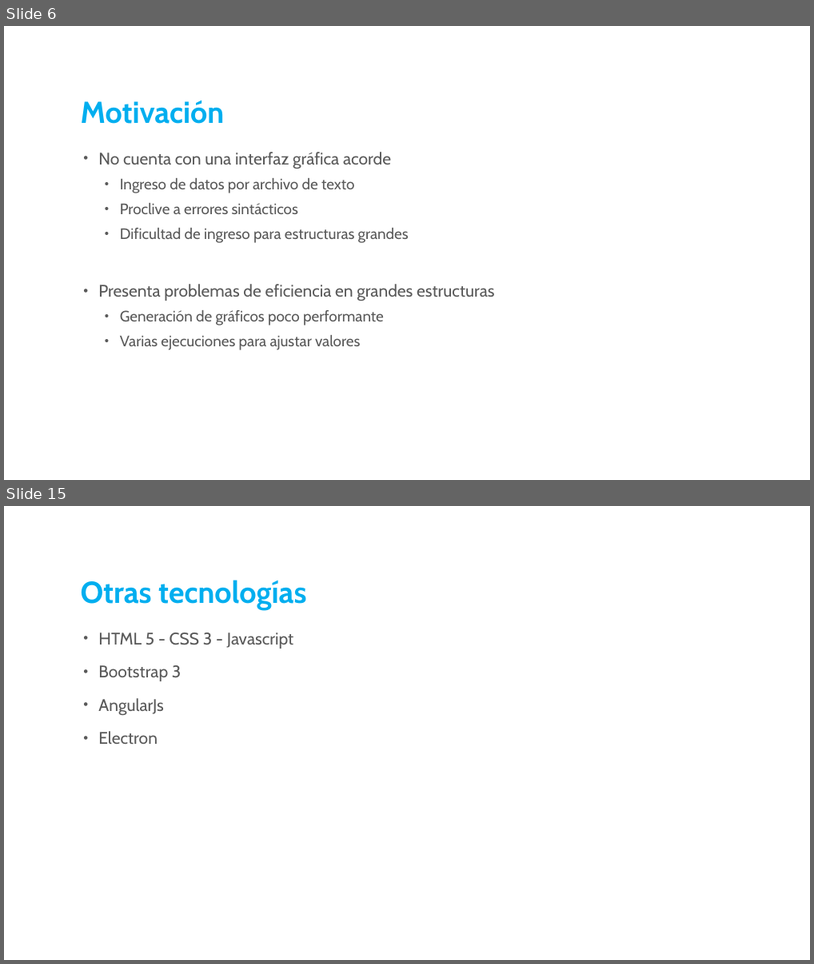
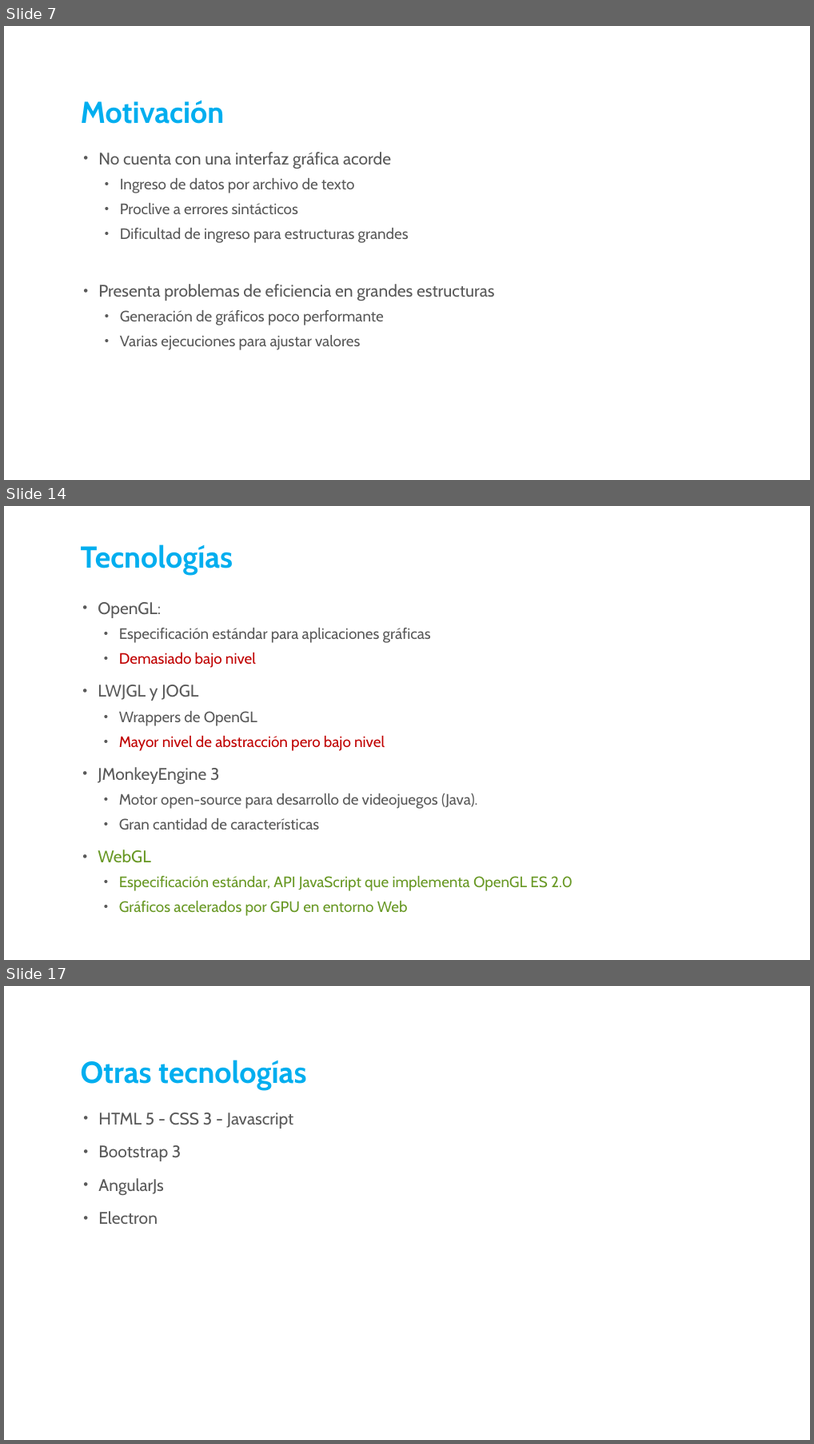
Before and after one commit to oliveraRafa/IETFEM, a slide deck: Tesis/Tesis.pptx. Shown one above the other, each under a label of ours: slides 6 and 15 before the commit, slides 7, 14 and 17 after it; the slides between them are not shown. The pictures are 814x964 and 814x1444 pixels, drawn with LibreOffice and Linux fonts; fonts in the diff are those of the drawing; background and template pictures are left out. Boxes give left, top, right and bottom in pixels: in the first picture for what was removed or moved away, otherwise in the second. Text is boxed around its words. In the diff, an @@ line names an element or a change of style, - is before the commit and + after.

```diff
--- a/Tesis/Tesis.pptx
+++ b/Tesis/Tesis.pptx
@@ slide 14 added at box(4, 506, 810, 960), background picture (left out) @@
@@ title added at box(81, 544, 234, 575), 36 pt, text #00AEEF, bold @@
+Tecnologías
@@ text added at box(98, 602, 573, 916), 18 pt, text #595959 @@
+• OpenGL:
+  • Especificación estándar para aplicaciones gráficas
+  • Demasiado bajo nivel
+• LWJGL y JOGL
+  • Wrappers de OpenGL
+  • Mayor nivel de abstracción pero bajo nivel
+• JMonkeyEngine 3
+  • Motor open-source para desarrollo de videojuegos (Java).
+  • Gran cantidad de características
+• WebGL
+  • Especificación estándar, API JavaScript que implementa OpenGL ES 2.0
+  • Gráficos acelerados por GPU en entorno Web
@@ what was slide 6 is now slide 7 @@
@@ what was slide 15 is now slide 17 @@
```
Also in this commit, not shown: 9 slides changed, 5 other slides added, 4 slides removed, 2 other files.
